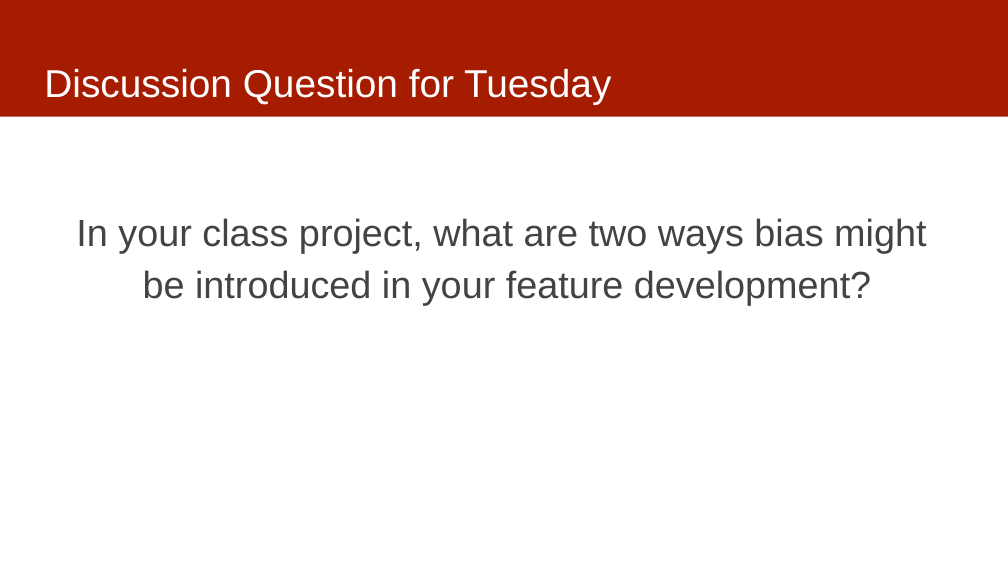
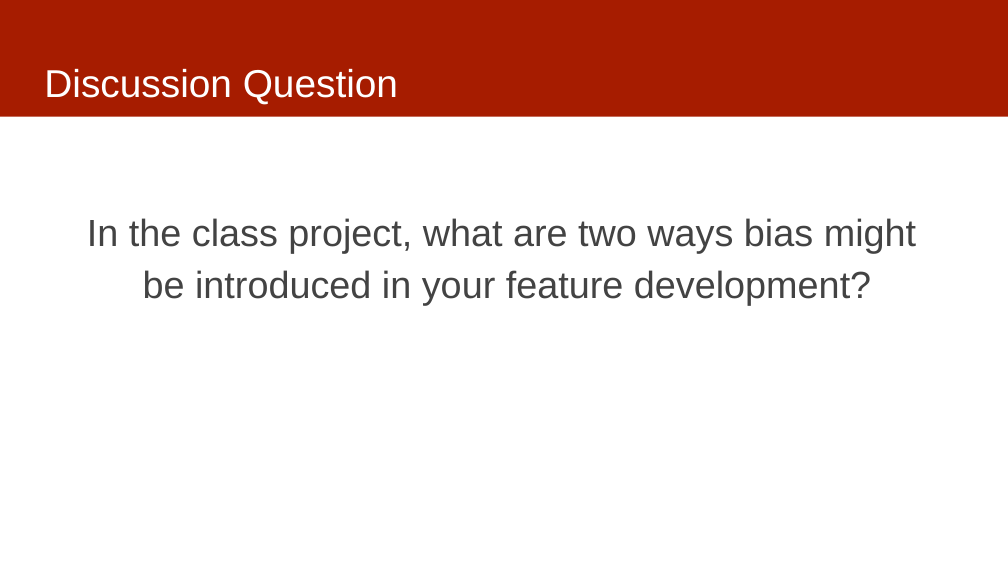
Before and after one commit to dssg/MLinPractice, a slide deck: slide 9 of Lectures/Lecture7-Features.pptx (slide 25 before the commit). Drawn at 1008x567 pixels with LibreOffice and Linux fonts; fonts in the diff are those of the drawing. Boxes give left, top, right and bottom in pixels: in the first picture for what was removed or moved away, otherwise in the second. Text is boxed around its words. In the diff, an @@ line names an element or a change of style, - is before the commit and + after.

```diff
--- a/Lectures/Lecture7-Features.pptx
+++ b/Lectures/Lecture7-Features.pptx
@@ title at (44, 69, 398, 105): text changed @@
-Discussion Question for Tuesday
+Discussion Question
@@ text at (87, 218, 916, 254): text changed @@
-In your class project, what are two ways bias might
+In the class project, what are two ways bias might
```
Also in this commit, not shown: 4 other slides changed, 2 slides added.
